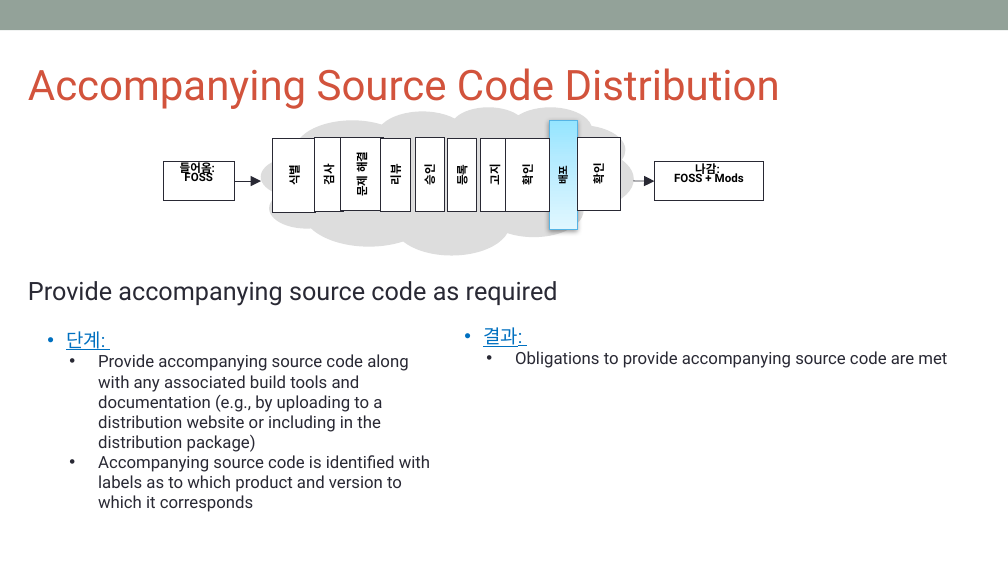
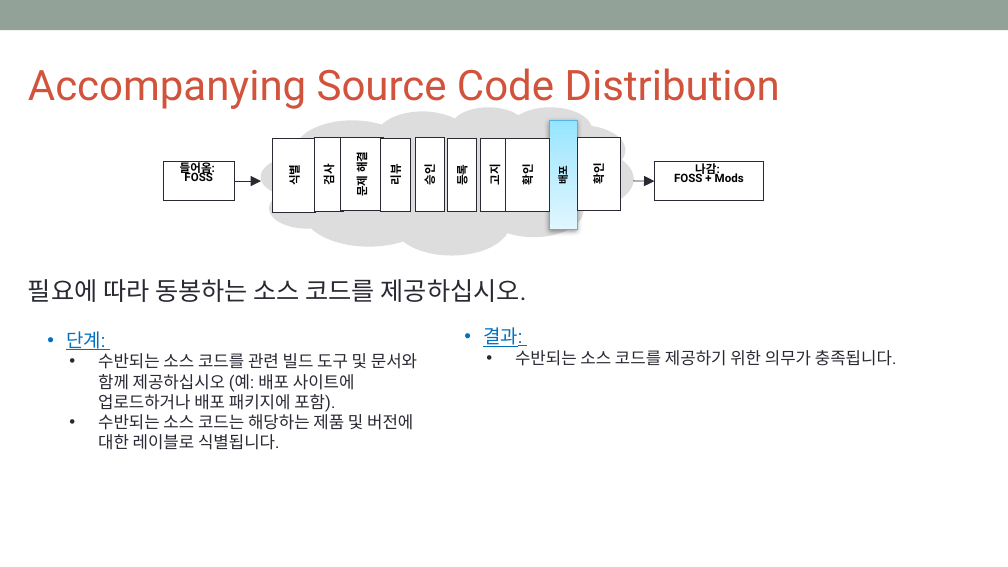
Before and after one commit to OpenChain-KWG/Curriculum-Translation-KR, a slide deck: slide 65 of target/slides/openchain-curriculum-for-1-1.pptx. Drawn at 1008x567 pixels with LibreOffice and Linux fonts; fonts in the diff are those of the drawing; background and template pictures are left out. Boxes give left, top, right and bottom in pixels: in the first picture for what was removed or moved away, otherwise in the second. Text is boxed around its words. In the diff, an @@ line names an element or a change of style, - is before the commit and + after.

```diff
--- a/target/slides/openchain-curriculum-for-1-1.pptx
+++ b/target/slides/openchain-curriculum-for-1-1.pptx
@@ text at (28, 279, 527, 302): text changed @@
-Provide accompanying source code as required
+필요에 따라 동봉하는 소스 코드를 제공하십시오.
@@ text at (98, 353, 417, 450): text changed @@
-• Provide accompanying source code along with any associated build tools and documentation (e.g., by uploading to a distribution website or including in the distribution package)
-• Accompanying source code is identified with labels as to which product and version to which it corresponds
+• 수반되는 소스 코드를 관련 빌드 도구 및 문서와 함께 제공하십시오 (예: 배포 사이트에 업로드하거나 배포 패키지에 포함).
+• 수반되는 소스 코드는 해당하는 제품 및 버전에 대한 레이블로 식별됩니다.
@@ text at (515, 350, 897, 366): text changed @@
-• Obligations to provide accompanying source code are met
+• 수반되는 소스 코드를 제공하기 위한 의무가 충족됩니다.
```
Also in this commit, not shown: 7 other slides changed, 7 other files.
